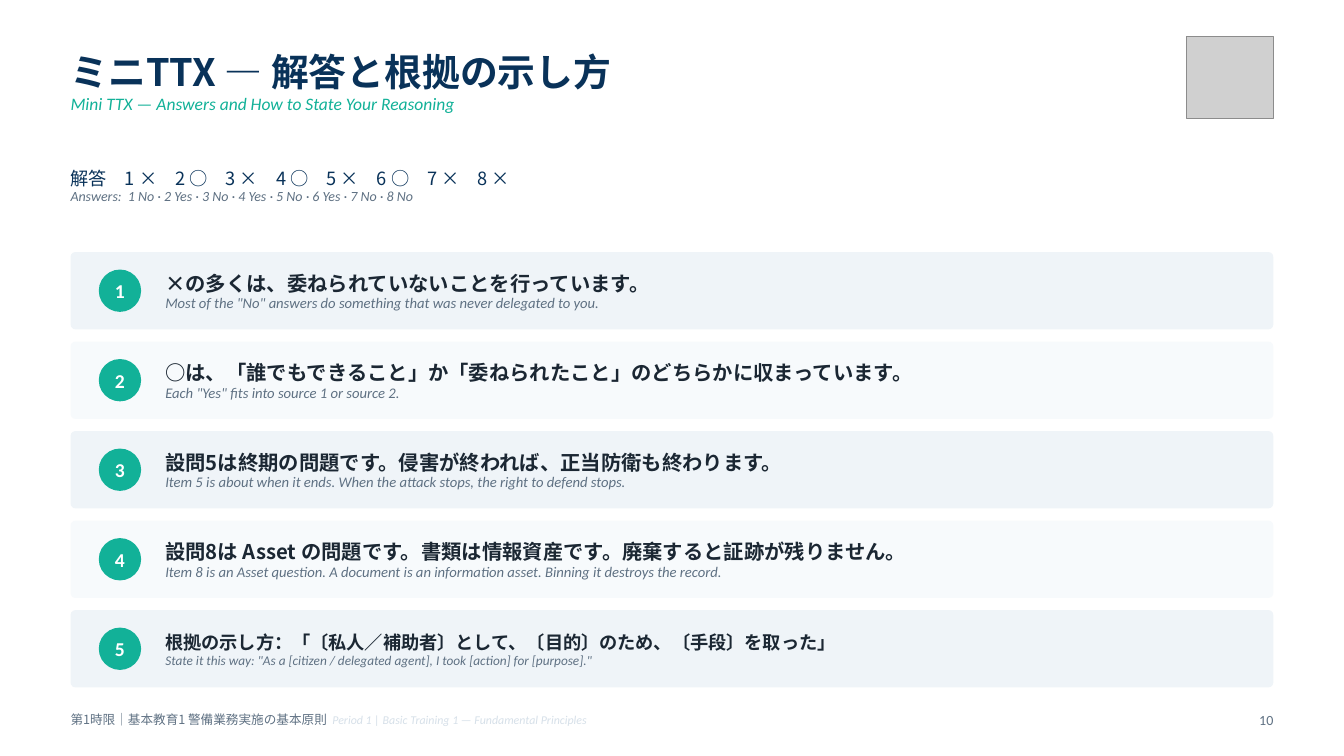
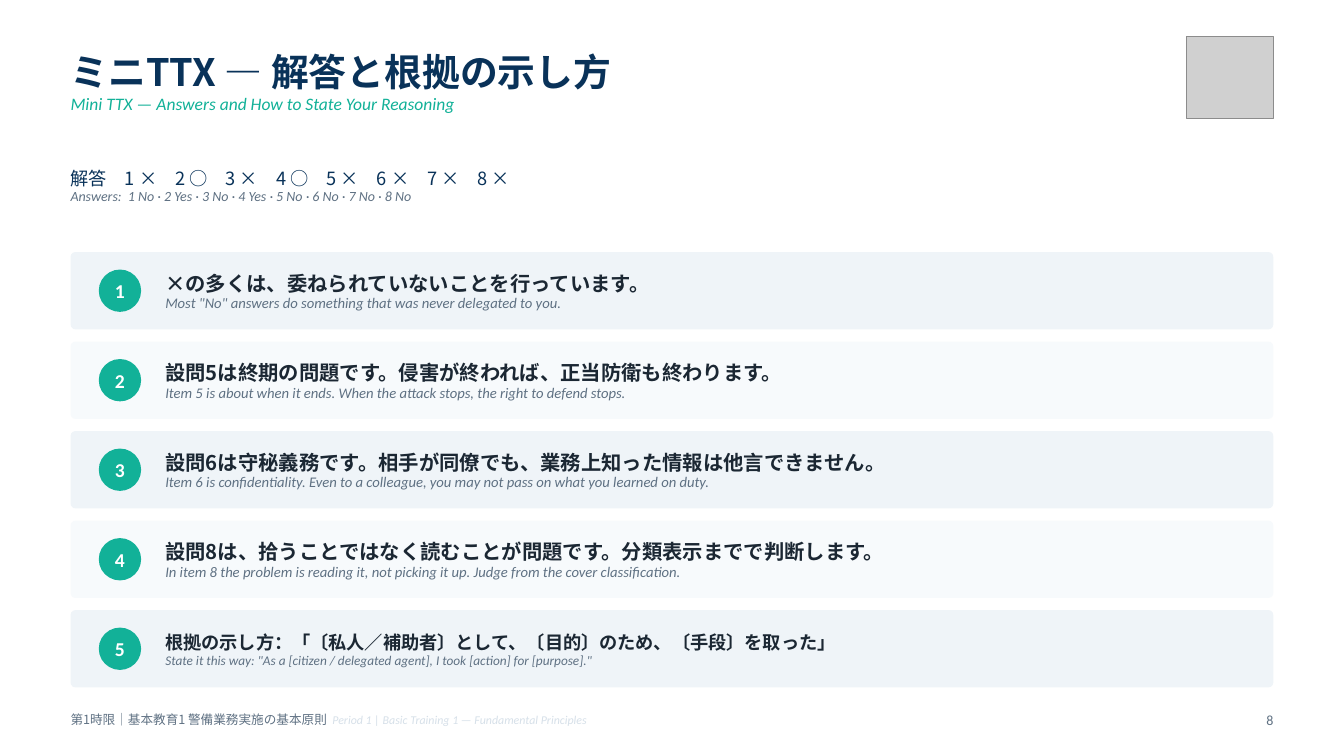
Before and after one commit to hrsmhiroshi-cpu/Training-, a slide deck: slide 8 of decks/01_1限_基本原則.pptx (slide 10 before the commit). Drawn at 1344x756 pixels with LibreOffice and Linux fonts; fonts in the diff are those of the drawing; grey boxes stand for pictures. Boxes give left, top, right and bottom in pixels: in the first picture for what was removed or moved away, otherwise in the second. Text is boxed around its words. In the diff, an @@ line names an element or a change of style, - is before the commit and + after.

```diff
--- a/decks/01_1限_基本原則.pptx
+++ b/decks/01_1限_基本原則.pptx
@@ text at <box>71,169,488,201</box>: text changed @@
-解答 1 × 2 ○ 3 × 4 ○ 5 × 6 ○ 7 × 8 ×
-Answers: 1 No · 2 Yes · 3 No · 4 Yes · 5 No · 6 Yes · 7 No · 8 No
+解答 1 × 2 ○ 3 × 4 ○ 5 × 6 × 7 × 8 ×
+Answers: 1 No · 2 Yes · 3 No · 4 Yes · 5 No · 6 No · 7 No · 8 No
@@ text at <box>165,298,561,311</box>: text changed @@
-Most of the "No" answers do something that was never delegated to you.
+Most "No" answers do something that was never delegated to you.
@@ text "設問5は終期の問題です。侵害が終われば、正当防衛も終わります。": place and size @@
-text "設問5は終期の問題です。侵害が終われば、正当防衛も終わります。" at <box>165,452,782,490</box>
+text "設問5は終期の問題です。侵害が終われば、正当防衛も終わります。" at <box>165,362,782,401</box>
@@ text removed at <box>165,362,912,400</box> @@
-○は、「誰でもできること」か「委ねられたこと」のどちらかに収まっています。
-Each "Yes" fits into source 1 or source 2.
@@ text added at <box>165,452,885,490</box>, 10.5 pt, text #5F7183, italic @@
+設問6は守秘義務です。相手が同僚でも、業務上知った情報は他言できません。
+Item 6 is confidentiality. Even to a colleague, you may not pass on what you learned on duty.
@@ text at <box>165,541,884,580</box>: text changed @@
-設問8は Asset の問題です。書類は情報資産です。廃棄すると証跡が残りません。
-Item 8 is an Asset question. A document is an information asset. Binning it destroys the record.
+設問8は、拾うことではなく読むことが問題です。分類表示までで判断します。
+In item 8 the problem is reading it, not picking it up. Judge from the cover classification.
@@ text at <box>1266,715,1273,725</box>: text changed @@
-10
+8
```
Also in this commit, not shown: 6 other slides changed, 3 slides added, 3 slides removed, 12 other files.
